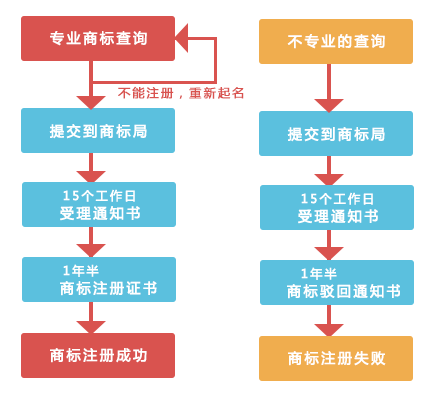
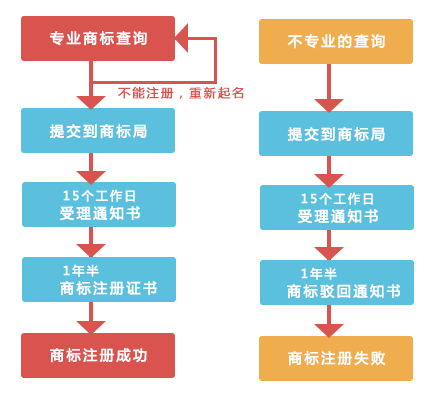
Two versions of the same layered image (424x393). Layer-by-layer changes:
moved "形状 1 副本" (1st of 2, in "组 3 副本" › "组 2 副本") into group "组 2 副本" over [325, 185, 333, 188]
moved "形状 1 副本" (2nd of 2, in "组 3") above "不能注册，重新起名" over [87, 182, 95, 185]
